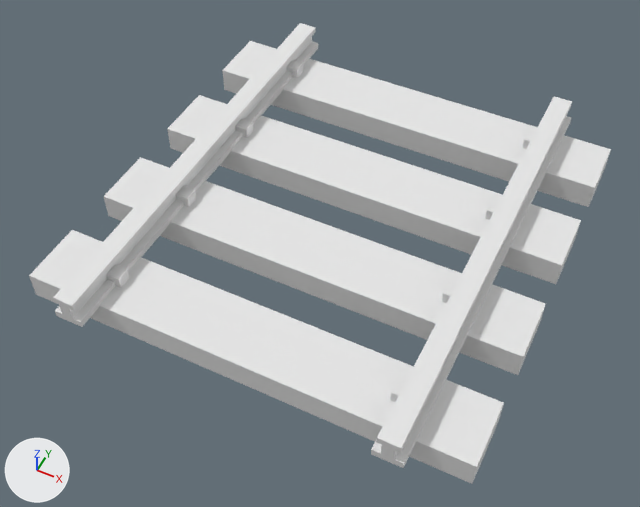
An edit to the OBJ model src/main/resources/assets/traincraft/models/block/long_straight.obj, drawn before and after from the same camera.
Camera for both pictures: a camera (50 mm lens) standing at (0.559, -1.211, 1.376) and looking at (-0.005, -0.082, -0.035). The axes (+X, +Y, +Z) are drawn at lower left. The lights are the same throughout. Where no turn or scale is listed for an object, it has been applied to the vertices.

Names of what the first picture shows: 'long_straight'.
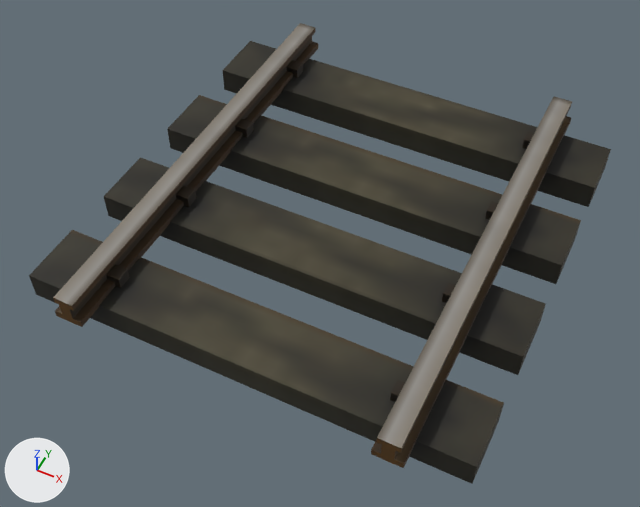
The edits, one by one:
Picture 'trackLongStraight' (img_tracklongstraight) is new.
In material 'Mat_1' (mat_mat_1), base_color is no longer (0.8, 0.8, 0.8), white #e7e7e7.
In material 'Mat_1' (mat_mat_1), texture is now set to img_tracklongstraight.
In material 'Mat_1' (mat_mat_1), roughness goes from 1.0 to 0.69.

What differs and where, as boxes [x1, y1, x2, y2] in the pictures (640 x 507 px):
'long_straight', surface changed (white to black): [29, 23, 611, 484] in both
